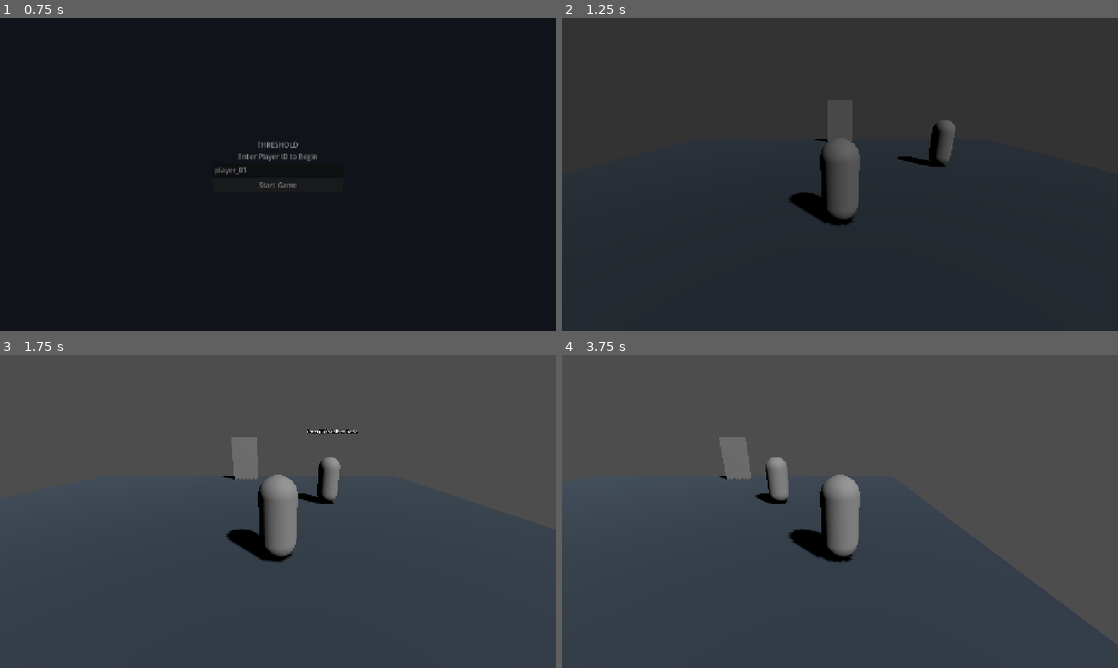
Above: before the commit, frames 1-4 (two rows, left to right).
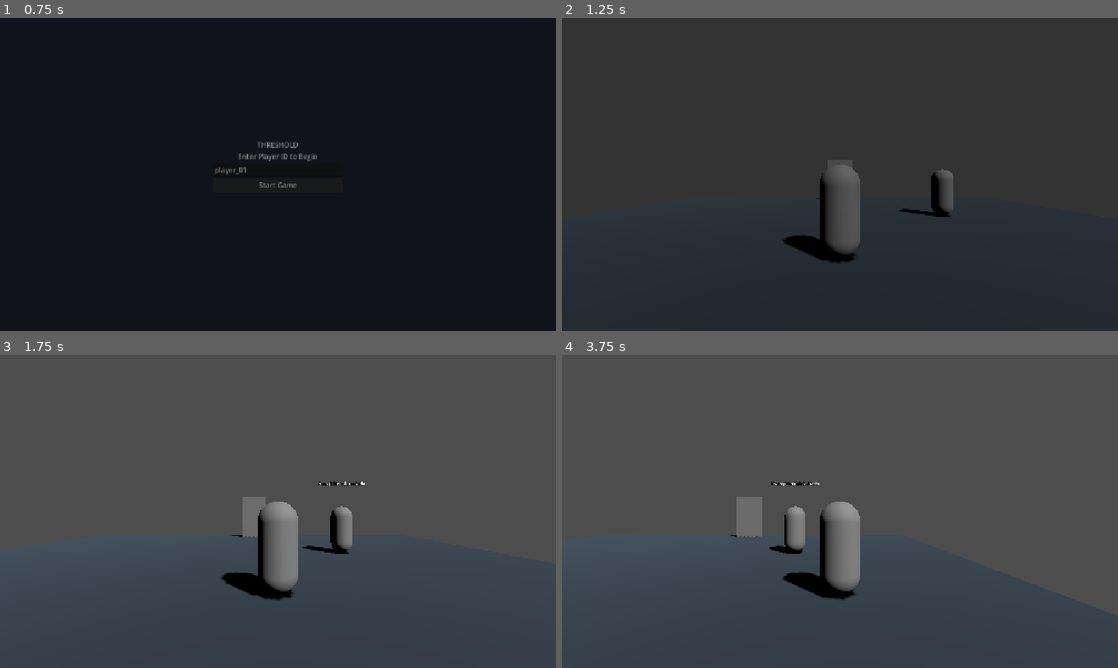
Above: after the commit, the same moments.

Repository: ahmad-ovh/THRESHOLD
Game: Godot game, scene res://scenes/main_menu/MainMenu.tscn
Two runs of this game, one before a commit and one after it. Both use one fixed random seed, a clock stepped at 60 frames per second and the inputs below.
Inputs (mouse positions are in pixels of both pictures, inside the frame that each line leads up to):
- Up to frame 1 (0.75 s): click "Start Game" at 0.5 s
- Up to frame 2 (1.25 s): no input
- Up to frame 3 (1.75 s): move the mouse to (400, 495) at 1.27 s; hold Right (ui_right) from 1.28 s (still down); hold E (interact) from 1.28 s (still down); click (400, 495) at 1.42 s; tap Shift at 1.55 s
- Up to frame 4 (3.75 s): release Right (ui_right) at 2 s; release E (interact) at 2 s; drag from (728, 527) to (812, 574) at 2.02 s; tap Enter at 2.75 s; move the mouse to (895, 442) at 2.77 s; hold Right (ui_right) 2.78-3.5 s; hold E (interact) 2.78-3.5 s; click (895, 442) at 2.92 s; tap Shift at 3.05 s; drag from (812, 574) to (673, 464) at 3.52 s

Frame 1 is identical in both runs. In frame 2, 2.9% of the frame differs, in the area x 39-71%, y 32-78%; in frame 3, 4.4%; in frame 4, 4.5%, in the area x 28-54%, y 26-78%.

Commit message:
feat: enhance Player3D controller with smooth physics, camera SpringArm, sprint, and no jump

Diff:
--- a/client/scenes/player/Player3D.gd
+++ b/client/scenes/player/Player3D.gd
@@ -1,33 +1,89 @@
 # res://scenes/player/Player3D.gd
 extends CharacterBody3D
 
-const SPEED = 4.5
+@export var walk_speed: float = 4.0
+@export var run_speed: float = 6.5
+@export var acceleration: float = 20.0
+@export var friction: float = 25.0
+@export var mouse_sensitivity: float = 0.003
+@export var min_pitch: float = -50.0 # Degrees looking up
+@export var max_pitch: float = 30.0  # Degrees looking down
 
+@onready var camera_pivot: Node3D = $CameraPivot
+@onready var character_mesh: Node3D = $CharacterMesh
 @onready var interaction_detector: Area3D = $InteractionDetector
 
+var gravity: float = ProjectSettings.get_setting("physics/3d/default_gravity", 9.8)
 var current_target: Node3D = null
+var is_orbiting_camera: bool = false
 
 func _ready() -> void:
 	add_to_group("player")
 	interaction_detector.area_entered.connect(_on_area_entered)
 	interaction_detector.area_exited.connect(_on_area_exited)
 
-func _physics_process(_delta: float) -> void:
-	var input_dir = Input.get_vector("ui_left", "ui_right", "ui_up", "ui_down")
-	var direction = (transform.basis * Vector3(input_dir.x, 0, input_dir.y)).normalized()
-	if direction:
-		velocity.x = direction.x * SPEED
-		velocity.z = direction.z * SPEED
+func _unhandled_input(event: InputEvent) -> void:
+	# Interaction trigger
+	if event.is_action_pressed("interact") and current_target:
+		if current_target.has_method("interact"):
+			current_target.interact()
+			return
+
+	# Right-click mouse drag to orbit camera
+	if event is InputEventMouseButton:
+		if event.button_index == MOUSE_BUTTON_RIGHT:
+			is_orbiting_camera = event.pressed
+			Input.mouse_mode = Input.MOUSE_MODE_CAPTURED if is_orbiting_camera else Input.MOUSE_MODE_VISIBLE
+
+	# Mouse look rotation
+	if is_orbiting_camera and event is InputEventMouseMotion:
+		camera_pivot.rotate_y(-event.relative.x * mouse_sensitivity)
+		var current_pitch = camera_pivot.rotation_degrees.x
+		var new_pitch = clamp(current_pitch - event.relative.y * mouse_sensitivity * 50.0, min_pitch, max_pitch)
+		camera_pivot.rotation_degrees.x = new_pitch
+
+func _physics_process(delta: float) -> void:
+	# Apply gravity (no jumping in this story game)
+	if not is_on_floor():
+		velocity.y -= gravity * delta
+
+	# Check control state lock (pause / dialogue)
+	var can_move = true
+	if GameController and GameController.current_phase != GameController.Phase.EXPLORING:
+		can_move = false
+	if EncounterManager and EncounterManager.current_state != EncounterManager.State.LOBBY:
+		can_move = false
+
+	if can_move:
+		_handle_ground_movement(delta)
 	else:
-		velocity.x = move_toward(velocity.x, 0, SPEED)
-		velocity.z = move_toward(velocity.z, 0, SPEED)
+		_apply_friction(delta)
 
 	move_and_slide()
 
-func _unhandled_input(event: InputEvent) -> void:
-	if event.is_action_pressed("interact") and current_target:
-		if current_target.has_method("interact"):
-			current_target.interact()
+func _handle_ground_movement(delta: float) -> void:
+	var raw_input = Input.get_vector("ui_left", "ui_right", "ui_up", "ui_down")
+	var is_running = Input.is_key_pressed(KEY_SHIFT)
+	var target_speed = run_speed if is_running else walk_speed
+
+	# Calculate direction relative to camera facing
+	var camera_basis = camera_pivot.global_transform.basis
+	var direction = (camera_basis * Vector3(raw_input.x, 0, raw_input.y)).normalized()
+	direction.y = 0
+
+	if direction.length_squared() > 0.01:
+		velocity.x = move_toward(velocity.x, direction.x * target_speed, acceleration * delta)
+		velocity.z = move_toward(velocity.z, direction.z * target_speed, acceleration * delta)
+
+		# Smooth character rotation to face movement direction
+		var target_angle = atan2(-direction.x, -direction.z)
+		character_mesh.rotation.y = lerp_angle(character_mesh.rotation.y, target_angle, 12.0 * delta)
+	else:
+		_apply_friction(delta)
+
+func _apply_friction(delta: float) -> void:
+	velocity.x = move_toward(velocity.x, 0, friction * delta)
+	velocity.z = move_toward(velocity.z, 0, friction * delta)
 
 func _on_area_entered(area: Area3D) -> void:
 	var parent = area.get_parent()
--- a/client/scenes/player/Player3D.tscn
+++ b/client/scenes/player/Player3D.tscn
@@ -10,22 +10,34 @@
 radius = 0.4
 height = 1.8
 
+[sub_resource type="SeparationRayShape3D" id="SeparationRayShape3D_spring"]
+length = 4.0
+
 [sub_resource type="SphereShape3D" id="SphereShape3D_detector"]
-radius = 2.0
+radius = 2.5
 
 [node name="Player3D" type="CharacterBody3D"]
 script = ExtResource("1_player_script")
-
-[node name="MeshInstance3D" type="MeshInstance3D" parent="."]
-transform = Transform3D(1, 0, 0, 0, 1, 0, 0, 0, 1, 0, 0.9, 0)
-mesh = SubResource("CapsuleMesh_player")
 
 [node name="CollisionShape3D" type="CollisionShape3D" parent="."]
 transform = Transform3D(1, 0, 0, 0, 1, 0, 0, 0, 1, 0, 0.9, 0)
 shape = SubResource("CapsuleShape3D_player")
 
-[node name="Camera3D" type="Camera3D" parent="."]
-transform = Transform3D(1, 0, 0, 0, 0.939693, 0.34202, 0, -0.34202, 0.939693, 0, 2.5, 4)
+[node name="CharacterMesh" type="Node3D" parent="."]
+
+[node name="MeshInstance3D" type="MeshInstance3D" parent="CharacterMesh"]
+transform = Transform3D(1, 0, 0, 0, 1, 0, 0, 0, 1, 0, 0.9, 0)
+mesh = SubResource("CapsuleMesh_player")
+
+[node name="CameraPivot" type="Node3D" parent="."]
+transform = Transform3D(1, 0, 0, 0, 1, 0, 0, 0, 1, 0, 1.6, 0)
+
+[node name="SpringArm3D" type="SpringArm3D" parent="CameraPivot"]
+shape = SubResource("SeparationRayShape3D_spring")
+spring_length = 4.0
+
+[node name="Camera3D" type="Camera3D" parent="CameraPivot/SpringArm3D"]
+transform = Transform3D(1, 0, 0, 0, 1, 0, 0, 0, 1, 0, 0, 4)
 
 [node name="InteractionDetector" type="Area3D" parent="."]
 
Not shown: 1 places in client/scenes/player/Player3D.tscn that only renumber resources
Not shown, added: client/scenes/ui/PauseMenu.gd.uid
Not shown, added: client/singletons/GameController.gd.uid
